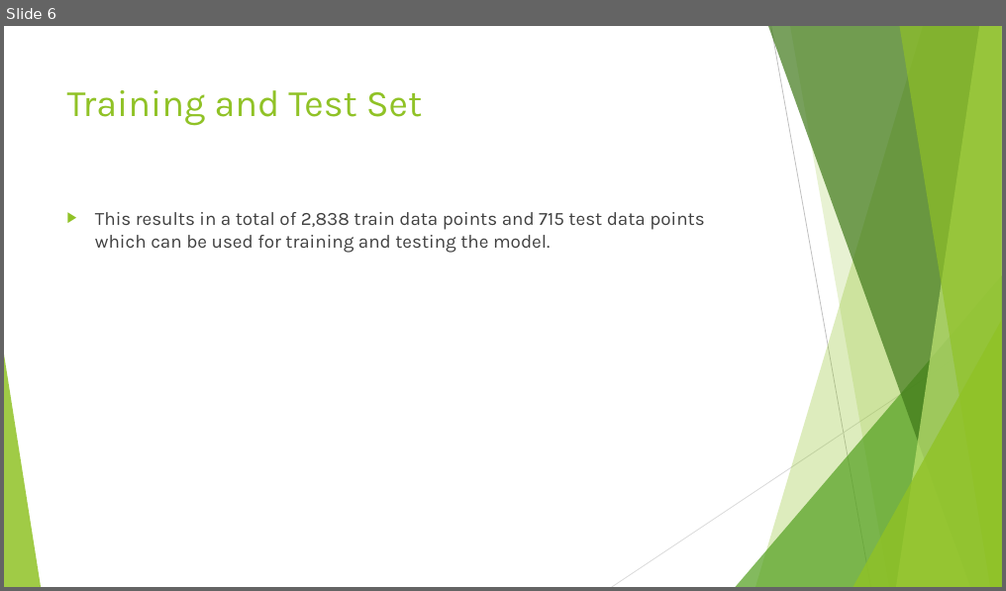
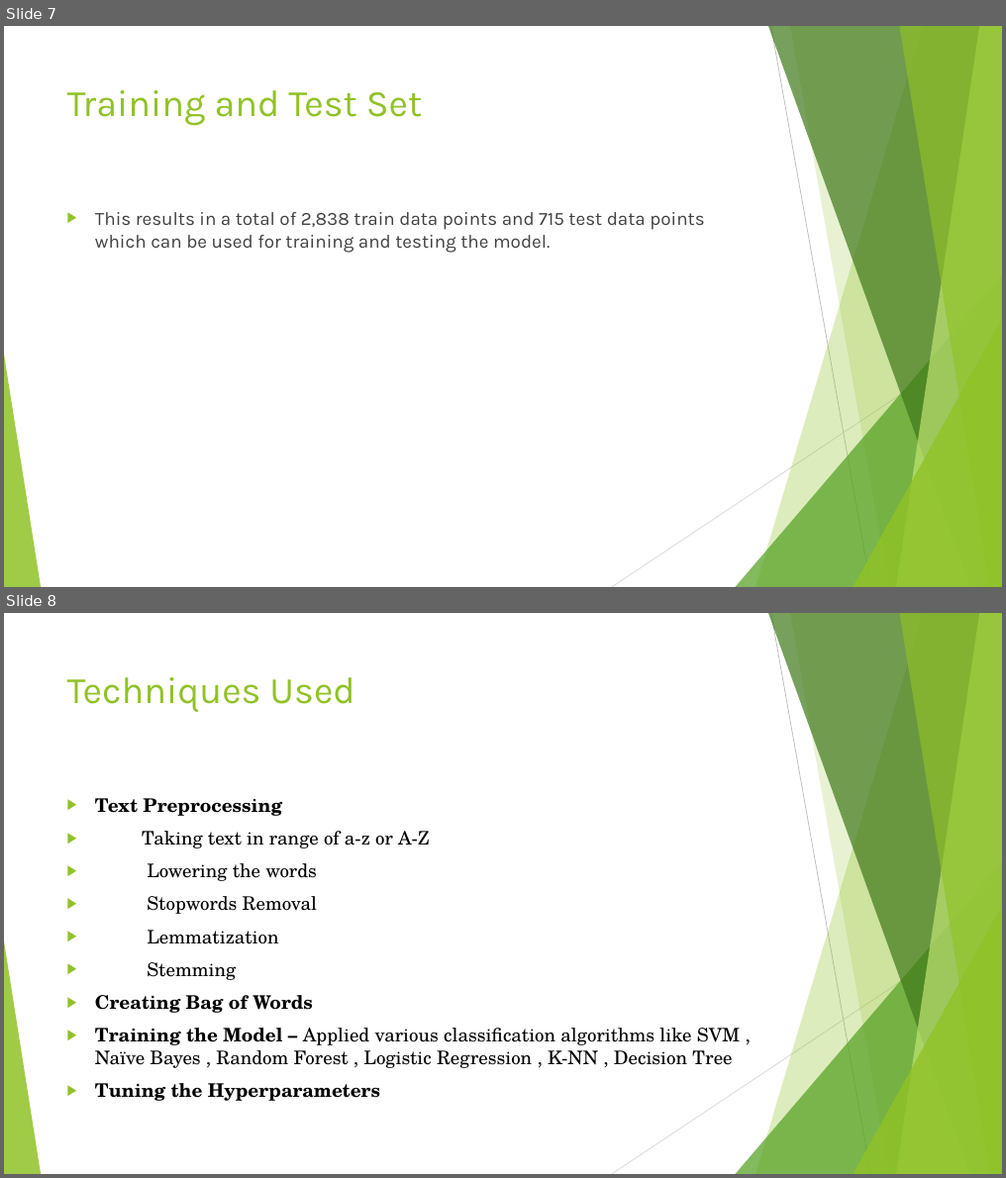
Before and after one commit to JanhaviSoni/Emotion-Recognition-for-Counselling, a slide deck: Fine Grained Emotion Recognition for Counselling.pptx. Shown one above the other, each under a label of ours: slide 6 before the commit, slides 7 and 8 after it. The pictures are 1006x591 and 1006x1178 pixels, drawn with LibreOffice and Linux fonts; fonts in the diff are those of the drawing. Boxes give left, top, right and bottom in pixels: in the first picture for what was removed or moved away, otherwise in the second. Text is boxed around its words. In the diff, an @@ line names an element or a change of style, - is before the commit and + after.

```diff
--- a/Fine Grained Emotion Recognition for Counselling.pptx
+++ b/Fine Grained Emotion Recognition for Counselling.pptx
@@ slide 8 added at bbox=[4, 613, 1002, 1174], background #FFFFFF; not listed: 10 template elements that a slide beside it also shows @@
@@ title added at bbox=[67, 677, 354, 712], 36 pt, text #90C226 @@
+Techniques Used
@@ text added at bbox=[95, 798, 741, 1101], 18 pt, text #000000 @@
+▶ Text Preprocessing
+▶ Taking text in range of a-z or A-Z
+▶ Lowering the words
+▶ Stopwords Removal
+▶ Lemmatization
+▶ Stemming
+▶ Creating Bag of Words
+▶ Training the Model – Applied various classification algorithms like SVM , Naïve Bayes , Random Forest , Logistic Regression , K-NN , Decision Tree
+▶ Tuning the Hyperparameters
@@ what was slide 6 is now slide 7 @@
```
Also in this commit, not shown: 2 slides changed, 5 other slides added, 2 slides removed, 1 other file.
